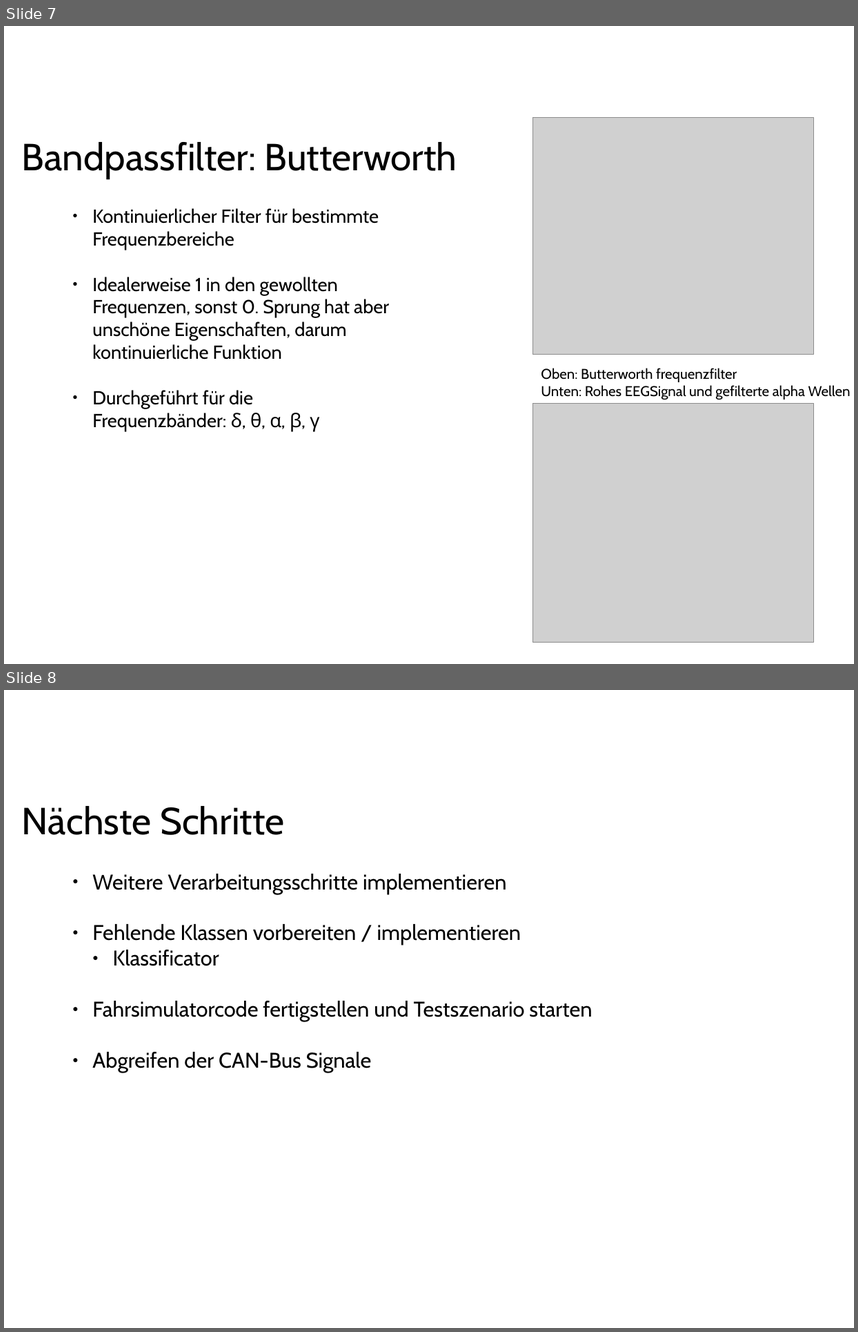
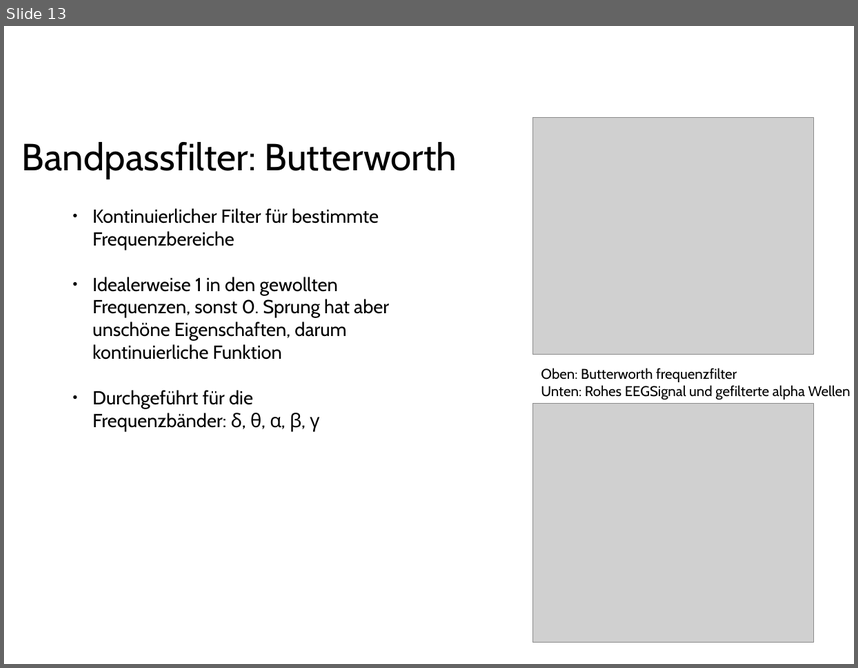
Before and after one commit to ppasler/current-adas, a slide deck: project/presentation/Praesentation_PoSDBoS_Pasler.odp. Shown one above the other, each under a label of ours: slides 7 and 8 before the commit, slide 13 after it. The pictures are 858x1332 and 858x668 pixels, drawn with LibreOffice and Linux fonts; fonts in the diff are those of the drawing; grey boxes stand for pictures; background and template pictures are left out. Boxes give left, top, right and bottom in pixels: in the first picture for what was removed or moved away, otherwise in the second. Text is boxed around its words. In the diff, an @@ line names an element or a change of style, - is before the commit and + after.

```diff
--- a/project/presentation/Praesentation_PoSDBoS_Pasler.odp
+++ b/project/presentation/Praesentation_PoSDBoS_Pasler.odp
@@ slide 8 removed at [4, 690, 854, 1328], background #FFFFFF @@
@@ text removed at [22, 806, 284, 835] @@
-Nächste Schritte
@@ text removed at [92, 874, 592, 1072] @@
-● Weitere Verarbeitungsschritte implementieren
-● Fehlende Klassen vorbereiten / implementieren
-  ● Klassificator
-● Fahrsimulatorcode fertigstellen und Testszenario starten
-● Abgreifen der CAN-Bus Signale
@@ what was slide 7 is now slide 13 @@
```
Also in this commit, not shown: 2 slides changed, 8 slides added, 4 other slides removed.
